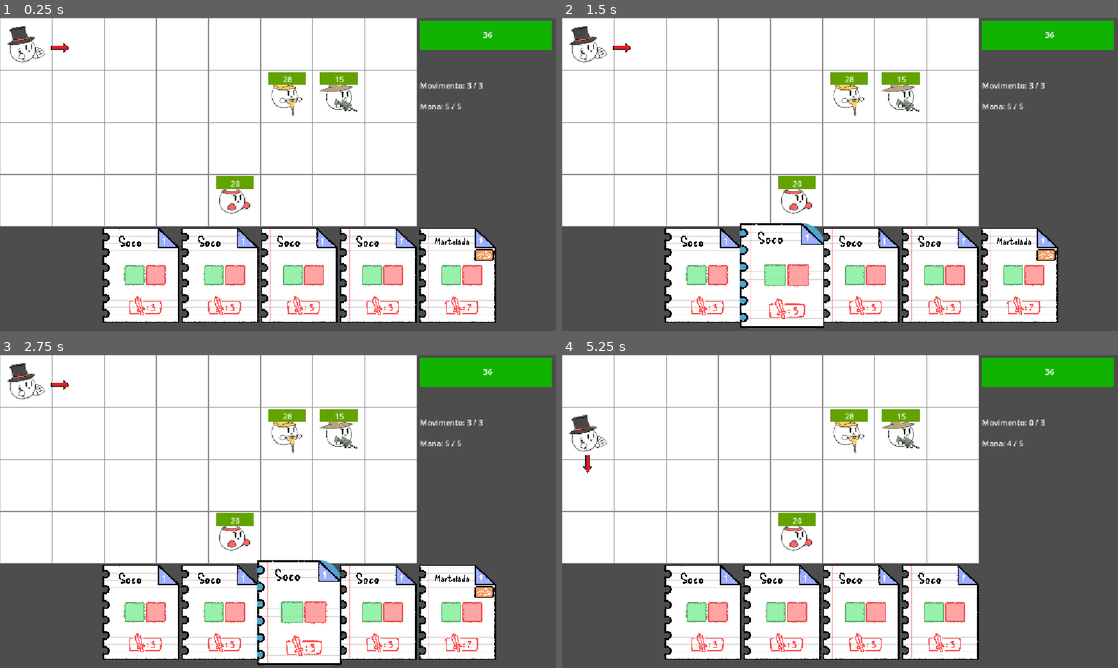
Above: before the commit, frames 1-4 (two rows, left to right).
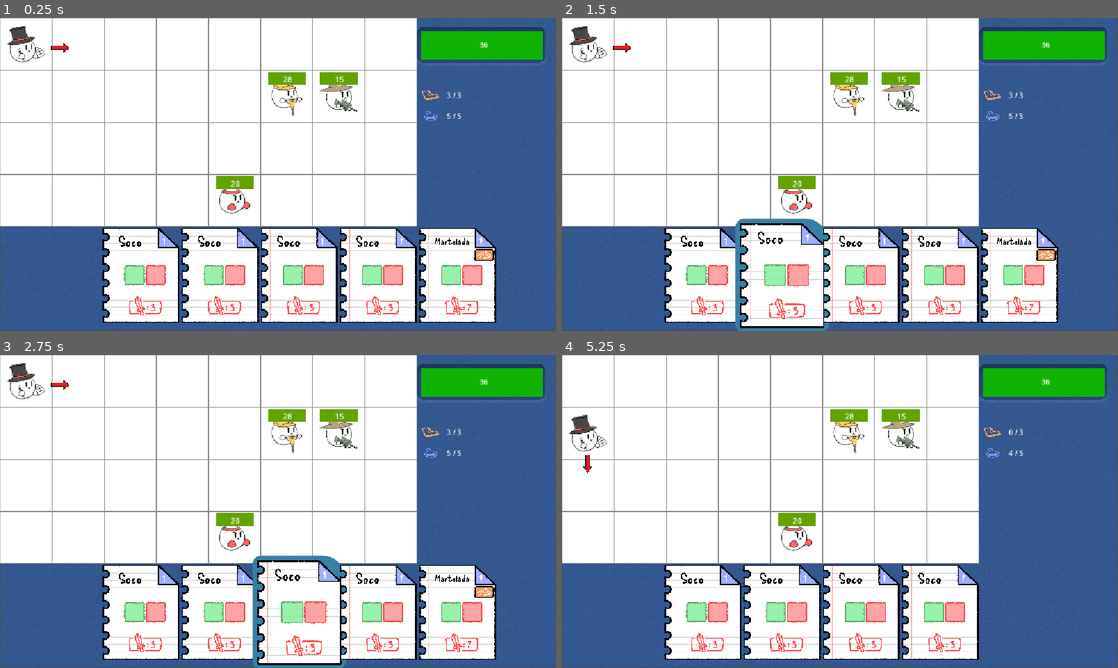
Above: after the commit, the same moments.

Repository: Gabico-Freitas/Grid-Card-Battle
Game: Godot game, scene res://battle.tscn
The game is run twice, just before and just after one commit, with the same random seed, the same clock (stepped at 60 frames per second) and the same inputs.
Inputs (mouse positions are in pixels of both pictures, inside the frame that each line leads up to):
- Up to frame 1 (0.25 s): no input
- Up to frame 2 (1.5 s): click (701, 274) at 0.5 s; click (784, 274) at 1.25 s
- Up to frame 3 (2.75 s): click (300, 611) at 2 s
- Up to frame 4 (5.25 s): click (940, 611) at 2.75 s; click (1017, 611) at 3.5 s; tap Enter (EndPlayerTurn) at 4.25 s; move the mouse to (962, 495) at 4.27 s; hold Right (Right) 4.28-5.03 s; hold S (AimDown) 4.28-5.03 s; click (962, 495) at 4.42 s; tap Space (UseCard) at 5 s; move the mouse to (728, 527) at 5.02 s; hold Down (Down) from 5.03 s (still down); tap A (AimLeft) at 5.1 s

The runs differ from the first frame. In frame 1, 28% of the frame differs, in the area x 0-100%, y 0-100%; in frame 2, 28%; in frame 3, 28%; in frame 4, 32%.

Commit message:
Icones fundo e grid adicionados no repositorio

Diff:
--- a/sketchbound/UI/CartasUI/hand_cards.tscn
+++ b/sketchbound/UI/CartasUI/hand_cards.tscn
@@ -12,6 +12,10 @@
 corner_radius_top_right = 45
 corner_radius_bottom_right = 17
 corner_radius_bottom_left = 17
+expand_margin_left = 8.0
+expand_margin_top = 8.0
+expand_margin_right = 8.0
+expand_margin_bottom = 8.0
 
 [sub_resource type="StyleBoxFlat" id="StyleBoxFlat_546sr"]
 bg_color = Color(0.30893326, 0.64346, 0.8055686, 1)
@@ -19,6 +23,9 @@
 corner_radius_top_right = 45
 corner_radius_bottom_right = 17
 corner_radius_bottom_left = 17
+
+[sub_resource type="ButtonGroup" id="ButtonGroup_psyu5"]
+allow_unpress = true
 
 [node name="ui_cartas" type="Control" unique_id=464823249]
 layout_mode = 3
@@ -56,6 +63,8 @@
 theme_override_styles/normal = SubResource("StyleBoxTexture_546sr")
 theme_override_styles/pressed = SubResource("StyleBoxFlat_ne3cn")
 theme_override_styles/hover = SubResource("StyleBoxFlat_546sr")
+toggle_mode = true
+button_group = SubResource("ButtonGroup_psyu5")
 icon_alignment = 1
 expand_icon = true
 script = ExtResource("1_dcy8i")
@@ -70,6 +79,8 @@
 theme_override_styles/normal = SubResource("StyleBoxTexture_546sr")
 theme_override_styles/pressed = SubResource("StyleBoxFlat_ne3cn")
 theme_override_styles/hover = SubResource("StyleBoxFlat_546sr")
+toggle_mode = true
+button_group = SubResource("ButtonGroup_psyu5")
 icon_alignment = 1
 expand_icon = true
 script = ExtResource("1_dcy8i")
@@ -84,6 +95,8 @@
 theme_override_styles/normal = SubResource("StyleBoxTexture_546sr")
 theme_override_styles/pressed = SubResource("StyleBoxFlat_ne3cn")
 theme_override_styles/hover = SubResource("StyleBoxFlat_546sr")
+toggle_mode = true
+button_group = SubResource("ButtonGroup_psyu5")
 icon_alignment = 1
 expand_icon = true
 script = ExtResource("1_dcy8i")
@@ -98,6 +111,8 @@
 theme_override_styles/normal = SubResource("StyleBoxTexture_546sr")
 theme_override_styles/pressed = SubResource("StyleBoxFlat_ne3cn")
 theme_override_styles/hover = SubResource("StyleBoxFlat_546sr")
+toggle_mode = true
+button_group = SubResource("ButtonGroup_psyu5")
 icon_alignment = 1
 expand_icon = true
 script = ExtResource("1_dcy8i")
@@ -112,6 +127,8 @@
 theme_override_styles/normal = SubResource("StyleBoxTexture_546sr")
 theme_override_styles/pressed = SubResource("StyleBoxFlat_ne3cn")
 theme_override_styles/hover = SubResource("StyleBoxFlat_546sr")
+toggle_mode = true
+button_group = SubResource("ButtonGroup_psyu5")
 icon_alignment = 1
 expand_icon = true
 script = ExtResource("1_dcy8i")
--- a/sketchbound/UI/game_over.tscn
+++ b/sketchbound/UI/game_over.tscn
@@ -79,7 +79,7 @@
 grow_horizontal = 2
 grow_vertical = 2
 theme_override_font_sizes/font_size = 128
-text = "GAME OVER"
+text = "VOCÊ PERDEU"
 horizontal_alignment = 1
 
 [node name="HFlowContainer" type="HFlowContainer" parent="." unique_id=474655066]
@@ -89,10 +89,10 @@
 anchor_top = 0.5
 anchor_right = 0.5
 anchor_bottom = 0.5
-offset_left = -208.0
-offset_top = 46.0
-offset_right = 208.0
-offset_bottom = 196.0
+offset_left = -225.0
+offset_top = 41.0
+offset_right = 248.0
+offset_bottom = 191.0
 grow_horizontal = 2
 grow_vertical = 2
 theme_override_constants/h_separation = 138
@@ -114,14 +114,15 @@
 metadata/_custom_type_script = "uid://dinccf3l0huxg"
 
 [node name="RetryButton" type="Button" parent="HFlowContainer" unique_id=1766537706]
-custom_minimum_size = Vector2(138, 0)
+custom_minimum_size = Vector2(163, 0)
 layout_direction = 2
 layout_mode = 2
+theme_override_font_sizes/font_size = 15
 theme_override_styles/normal = SubResource("StyleBoxFlat_8u835")
 theme_override_styles/pressed = SubResource("StyleBoxFlat_ftari")
 theme_override_styles/hover = SubResource("StyleBoxFlat_28vn7")
 theme_override_styles/focus = SubResource("StyleBoxEmpty_yxx3c")
-text = "RETRY"
+text = "TENTAR NOVAMENTE"
 script = ExtResource("4_phit2")
 
 [node name="ButtonEffects" type="Node" parent="HFlowContainer/RetryButton" unique_id=1679678329]
--- a/sketchbound/UI/mana.gd
+++ b/sketchbound/UI/mana.gd
@@ -12,4 +12,4 @@
 
 
 func _on_player_mana_spent(curr_mana: int, max_mana: int) -> void:
-	self.text = "Mana: " + str(curr_mana) +" / "+ str(max_mana)
+	self.text = "   "+str(curr_mana) +" / "+ str(max_mana)
--- a/sketchbound/UI/menu_screen.tscn
+++ b/sketchbound/UI/menu_screen.tscn
@@ -87,7 +87,7 @@
 theme_override_styles/pressed = SubResource("StyleBoxFlat_iefc8")
 theme_override_styles/hover = SubResource("StyleBoxFlat_tuusc")
 theme_override_styles/focus = SubResource("StyleBoxEmpty_tuusc")
-text = "START GAME"
+text = "JOGAR"
 script = ExtResource("2_2ygxs")
 
 [node name="ButtonEffects" type="Node" parent="VBoxContainer/StartButton" unique_id=1903309155]
@@ -116,7 +116,7 @@
 theme_override_styles/pressed = SubResource("StyleBoxFlat_iefc8")
 theme_override_styles/hover = SubResource("StyleBoxFlat_tuusc")
 theme_override_styles/focus = SubResource("StyleBoxEmpty_iefc8")
-text = "EXIT GAME"
+text = "FECHAR JOGO"
 script = ExtResource("3_dvy0b")
 
 [node name="ButtonEffects" type="Node" parent="VBoxContainer/ExitButton" unique_id=724457754]
--- a/sketchbound/UI/moves.gd
+++ b/sketchbound/UI/moves.gd
@@ -12,4 +12,4 @@
 
 
 func _on_player_moved(curr_moves: int, max_moves: int) -> void:
-	self.text = "Movimento: " + str(curr_moves) +" / "+ str(max_moves)
+	self.text = "   "+str(curr_moves) +" / "+ str(max_moves)
--- a/sketchbound/UI/win_screen.tscn
+++ b/sketchbound/UI/win_screen.tscn
@@ -78,7 +78,7 @@
 grow_horizontal = 2
 grow_vertical = 2
 theme_override_font_sizes/font_size = 128
-text = "YOU WIN"
+text = "VOCÊ VENCEU"
 horizontal_alignment = 1
 
 [node name="HFlowContainer" type="HFlowContainer" parent="." unique_id=99750957]
@@ -88,9 +88,9 @@
 anchor_top = 0.5
 anchor_right = 0.5
 anchor_bottom = 0.5
-offset_left = -208.0
+offset_left = -232.0
 offset_top = 46.0
-offset_right = 208.0
+offset_right = 223.0
 offset_bottom = 196.0
 grow_horizontal = 2
 grow_vertical = 2
@@ -113,14 +113,15 @@
 metadata/_custom_type_script = "uid://dinccf3l0huxg"
 
 [node name="RetryButton" type="Button" parent="HFlowContainer" unique_id=276650856]
-custom_minimum_size = Vector2(138, 0)
+custom_minimum_size = Vector2(163, 0)
 layout_direction = 2
 layout_mode = 2
+theme_override_font_sizes/font_size = 15
 theme_override_styles/normal = SubResource("StyleBoxFlat_2nir1")
 theme_override_styles/pressed = SubResource("StyleBoxFlat_mlrl6")
 theme_override_styles/hover = SubResource("StyleBoxFlat_xwfbv")
 theme_override_styles/focus = SubResource("StyleBoxEmpty_8qo44")
-text = "PLAY AGAIN"
+text = "JOGAR NOVAMENTE"
 
 [node name="ButtonEffects" type="Node" parent="HFlowContainer/RetryButton" unique_id=1201211545]
 script = ExtResource("3_oqmmh")
--- a/sketchbound/battle.tscn
+++ b/sketchbound/battle.tscn
@@ -1,6 +1,7 @@
 [gd_scene format=4 uid="uid://23kwkbucxnuu"]
 
 [ext_resource type="Script" uid="uid://blk5iyj7tnsp1" path="res://scripts/battle.gd" id="1_6t8i5"]
+[ext_resource type="Texture2D" uid="uid://crsqp6qd2ojy3" path="res://UI/Icons/Mesas/MesaPlasticoV2.png" id="2_4s0ev"]
 [ext_resource type="Texture2D" uid="uid://suqt1jdew35j" path="res://assets/grid_tile.png" id="2_6t8i5"]
 [ext_resource type="Script" uid="uid://mo1onamdpec3" path="res://scripts/grid.gd" id="3_0npn6"]
 [ext_resource type="PackedScene" uid="uid://bdkog88sqqrjm" path="res://player.tscn" id="4_6t8i5"]
@@ -10,7 +11,12 @@
 [ext_resource type="PackedScene" uid="uid://n0y7n1bb56ge" path="res://ranged_enemy.tscn" id="7_mhv3b"]
 [ext_resource type="Script" uid="uid://cjrtfjt0gg42x" path="res://UI/moves.gd" id="9_lcjiy"]
 [ext_resource type="Script" uid="uid://b1av6pv2qsxof" path="res://UI/mana.gd" id="10_b1i6x"]
+[ext_resource type="Texture2D" uid="uid://bt46x6x38v61m" path="res://UI/Icons/MovimentoColorido.png" id="10_elvfr"]
 [ext_resource type="PackedScene" uid="uid://6u1vuab8jcxr" path="res://UI/CartasUI/hand_cards.tscn" id="10_ol6im"]
+[ext_resource type="Texture2D" uid="uid://cpnyykmgyf6hc" path="res://UI/Icons/ManaColorido.png" id="10_sl0w2"]
+
+[sub_resource type="StyleBoxTexture" id="StyleBoxTexture_pihy1"]
+texture = ExtResource("2_4s0ev")
 
 [sub_resource type="TileSetAtlasSource" id="TileSetAtlasSource_dw4jg"]
 texture = ExtResource("2_6t8i5")
@@ -28,8 +34,28 @@
 [sub_resource type="StyleBoxFlat" id="StyleBoxFlat_0npn6"]
 bg_color = Color(0.0627451, 0.7019608, 0, 1)
 
+[sub_resource type="StyleBoxTexture" id="StyleBoxTexture_elvfr"]
+texture = ExtResource("10_elvfr")
+
+[sub_resource type="StyleBoxTexture" id="StyleBoxTexture_4s0ev"]
+texture = ExtResource("10_sl0w2")
+
 [node name="Battle" type="Node2D" unique_id=387018158]
 script = ExtResource("1_6t8i5")
+
+[node name="Panel" type="Panel" parent="." unique_id=502224099]
+anchors_preset = 8
+anchor_left = 0.5
+anchor_top = 0.5
+anchor_right = 0.5
+anchor_bottom = 0.5
+offset_left = 2.0
+offset_top = -2.0
+offset_right = 1150.0
+offset_bottom = 645.0
+grow_horizontal = 2
+grow_vertical = 2
+theme_override_styles/panel = SubResource("StyleBoxTexture_pihy1")
 
 [node name="Grid" type="TileMapLayer" parent="." unique_id=360654667 node_paths=PackedStringArray("player")]
 tile_map_data = PackedByteArray("AAAAAAAAAAAAAAAAAAAAAAEAAAAAAAAAAAAAAAIAAAAAAAAAAAAAAAMAAAAAAAAAAAABAAMAAAAAAAAAAAACAA …(432 unchanged characters)…
@@ -39,7 +65,6 @@
 
 [node name="Player" parent="Grid" unique_id=1581596336 node_paths=PackedStringArray("hand_cards", "grid") instance=ExtResource("4_6t8i5")]
 hand_cards = NodePath("../../CanvasLayer/ui_cartas")
-initial_pos = null
 grid = NodePath("..")
 
 [node name="Melee" parent="Grid" unique_id=856499317 node_paths=PackedStringArray("grid") instance=ExtResource("5_dw4jg")]
@@ -66,11 +91,12 @@
 anchors_preset = 1
 anchor_left = 1.0
 anchor_right = 1.0
-offset_left = -282.0
-offset_top = 6.0
-offset_right = -9.0
-offset_bottom = 194.0
+offset_left = -279.0
+offset_top = 26.0
+offset_right = -6.0
+offset_bottom = 214.0
 grow_horizontal = 0
+scale = Vector2(0.92, 1)
 
 [node name="PlayerHealthBar" type="ProgressBar" parent="CanvasLayer/VBoxContainer2" unique_id=1902253333]
 custom_minimum_size = Vector2(0, 60)
@@ -97,7 +123,15 @@
 [node name="VBoxContainer" type="VBoxContainer" parent="CanvasLayer/VBoxContainer2" unique_id=1891080763]
 layout_mode = 2
 
-[node name="Moves" type="Label" parent="CanvasLayer/VBoxContainer2/VBoxContainer" unique_id=1387218239]
+[node name="HBoxContainer" type="HBoxContainer" parent="CanvasLayer/VBoxContainer2/VBoxContainer" unique_id=154206869]
+layout_mode = 2
+
+[node name="MovesIcon" type="Panel" parent="CanvasLayer/VBoxContainer2/VBoxContainer/HBoxContainer" unique_id=350647332]
+custom_minimum_size = Vector2(40, 20)
+layout_mode = 2
+theme_override_styles/panel = SubResource("StyleBoxTexture_elvfr")
+
+[node name="Moves" type="Label" parent="CanvasLayer/VBoxContainer2/VBoxContainer/HBoxContainer" unique_id=1387218239]
 layout_mode = 2
 script = ExtResource("9_lcjiy")
 
@@ -107,11 +141,19 @@
 custom_minimum_size = Vector2(0, 12)
 layout_mode = 2
 
-[node name="Mana" type="Label" parent="CanvasLayer/VBoxContainer2/VBoxContainer" unique_id=1698429586]
+[node name="HBoxContainer2" type="HBoxContainer" parent="CanvasLayer/VBoxContainer2/VBoxContainer" unique_id=1345920658]
+layout_mode = 2
+
+[node name="ManaIcon" type="Panel" parent="CanvasLayer/VBoxContainer2/VBoxContainer/HBoxContainer2" unique_id=729154553]
+custom_minimum_size = Vector2(40, 20)
+layout_mode = 2
+theme_override_styles/panel = SubResource("StyleBoxTexture_4s0ev")
+
+[node name="Mana" type="Label" parent="CanvasLayer/VBoxContainer2/VBoxContainer/HBoxContainer2" unique_id=1698429586]
 layout_mode = 2
 script = ExtResource("10_b1i6x")
 
 [connection signal="damaged" from="Grid/Player" to="CanvasLayer/VBoxContainer2/PlayerHealthBar" method="_on_player_damaged"]
-[connection signal="mana_spent" from="Grid/Player" to="CanvasLayer/VBoxContainer2/VBoxContainer/Mana" method="_on_player_mana_spent"]
-[connection signal="moved" from="Grid/Player" to="CanvasLayer/VBoxContainer2/VBoxContainer/Moves" method="_on_player_moved"]
+[connection signal="mana_spent" from="Grid/Player" to="CanvasLayer/VBoxContainer2/VBoxContainer/HBoxContainer2/Mana" method="_on_player_mana_spent"]
+[connection signal="moved" from="Grid/Player" to="CanvasLayer/VBoxContainer2/VBoxContainer/HBoxContainer/Moves" method="_on_player_moved"]
 [connection signal="turn_ended" from="Grid/Player" to="." method="_on_player_turn_ended"]
Binary file added: sketchbound/UI/Backgrounds/BG.png
Not shown, added: sketchbound/UI/Backgrounds/BG.png.import
Binary file added: sketchbound/UI/Backgrounds/Grid.png
Not shown, added: sketchbound/UI/Backgrounds/Grid.png.import
Binary file added: sketchbound/UI/Backgrounds/GridBG.png
Not shown, added: sketchbound/UI/Backgrounds/GridBG.png.import
Binary file added: sketchbound/UI/Icons/BG.png
Not shown, added: sketchbound/UI/Icons/BG.png.import
Binary file added: sketchbound/UI/Icons/ManaBranco.png
Not shown, added: sketchbound/UI/Icons/ManaBranco.png.import
Binary file added: sketchbound/UI/Icons/ManaColorido.png
Not shown, added: sketchbound/UI/Icons/ManaColorido.png.import
(and 12 more such lines)
